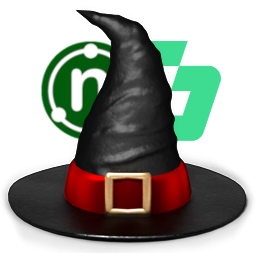
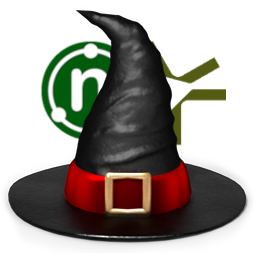
Layer changes from the first (256, 256) image to the second:
renamed "Hat_256x256.png #1" to "SauceLabs_New.png", painted on it over [1, 9, 254, 253]
removed layer "SauceLabs.png #1" over [150, 41, 221, 141]
hid "SauceLabs.png" over [150, 41, 221, 141]